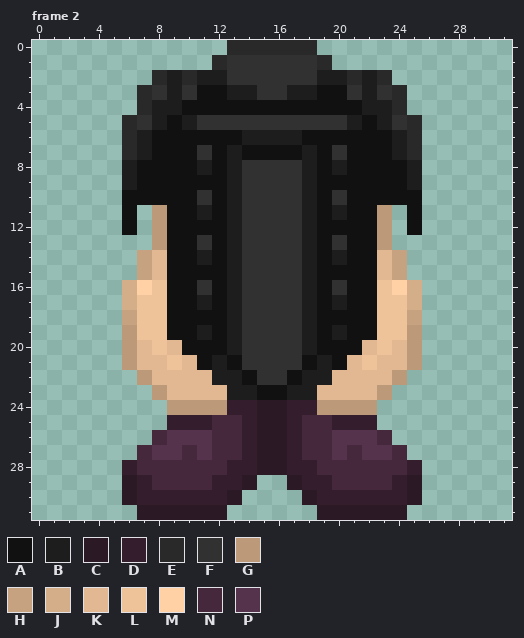
Edited in one commit: pixel-art file (Assets/TCCHD2D/Art/Sprites/Objs/spr_pants_leather.ase). The first picture shows the starting point.
32x32 pixels, 2 frames. Colours within 5 levels of each other are drawn and written as one. Shown: frame 2. The commit also changed other frames, which this record leaves out.
Visible layers, top first: "Layer 1" opacity 17%, "color".
Palette (. is transparent): A #111111  B #1d1d1e  C #2b1925  D #341e2d  E #292929  F #313131  G #bb9979  H #c6a280  J #d4ae89  K #e1b892  L #eec39a  M #ffd1a5  N #45283c  P #56334c
Pixels before, frame 2, first column x 6:
 0 .......EEEEEE.......
 1 ......EFFFFFFE......
 2 ..EBEBBFFFFFFBBEBE..
 3 .EFBFAABBFFBBAAFBFE.
 4 .EBBAAAAAAAAAAAABBE.
 5 EFBABFFFFFFFFFFBABFE
 6 EBAAAAAABBBBAAAAAABE
 7 EBAAAFABAAAABAFAAABE
 8 BAAAABABFFFFBABAAAAB
 9 BAAAAAABFFFFBAAAAAAB
10 AAAAAFABFFFFBAFAAAAA
11 A.GAABABFFFFBABAAG.A
12 A.GAAAABFFFFBAAAAG.A
13 ..GAAFABFFFFBAFAAG..
14 .HKAABABFFFFBABAAKH.
15 .HKAAAABFFFFBAAAAKH.
16 JMLAAFABFFFFBAFAALMJ
17 JLLAABABFFFFBABAALLJ
18 HLLAAAABFFFFBAAAALLH
19 GLLAABABFFFFBABAALLG
20 GKLKAAABFFFFBAAAKLKG
21 GKKLKABAFFFFABAKLKKG
22 .GKKKKBBAFFABBKKKKG.
23 ..GKKKKBBAABBKKKKG..
24 ...GGGGDDCCDDGGGG...
25 ...DDDNNDCCDNNDDD...
26 ..NPPPNNDCCDNNPPPN..
27 .NPPNPNNDCCDNNPNPPN.
28 DNNNNNNDDCCDDNNNNNND
29 CDNNNNDDC..CDDNNNNDC
30 CDDDDDDC....CDDDDDDC
31 .CCCCCC......CCCCCC.
The same view after the edit:
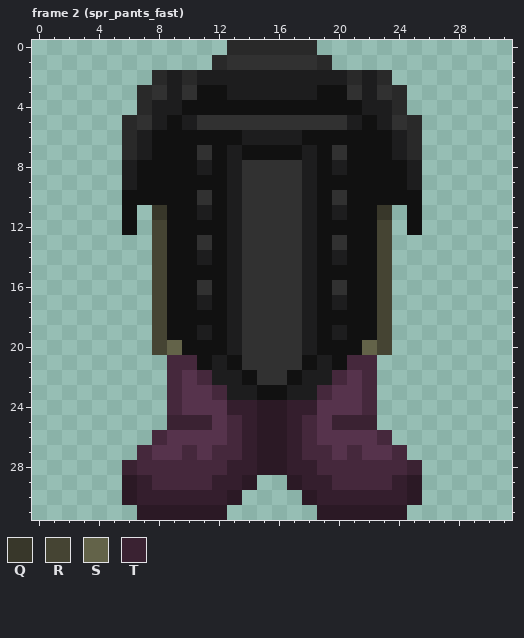
Colours new in this view: Q #38372a  R #454433  S #636349  T #3a2232
The edit:
layer "Layer 1" opacity 17% -> 32%
Changed rows in their new state; - is an unchanged pixel.
Frame 2 (spr_pants_fast), layers "Layer 1", "color":
first column x 13:
 2 BBBBBB
 3 --BB--
first column x 6:
11 --Q--------------Q--
12 --R--------------R--
13 --R--------------R--
14 -.R--------------R.-
15 -.R--------------R.-
16 ..R--------------R..
17 ..R--------------R..
18 ..R--------------R..
19 ..R--------------R..
20 ..RS------------SR..
21 ...NN----------NN...
22 -..NPN--------NPN..-
23 --.NPPN------NPPN.--
24 ---NPPP------PPPN---
25 ---TTTP------PTTT---
26 ------P------P------
28 T------------------T
